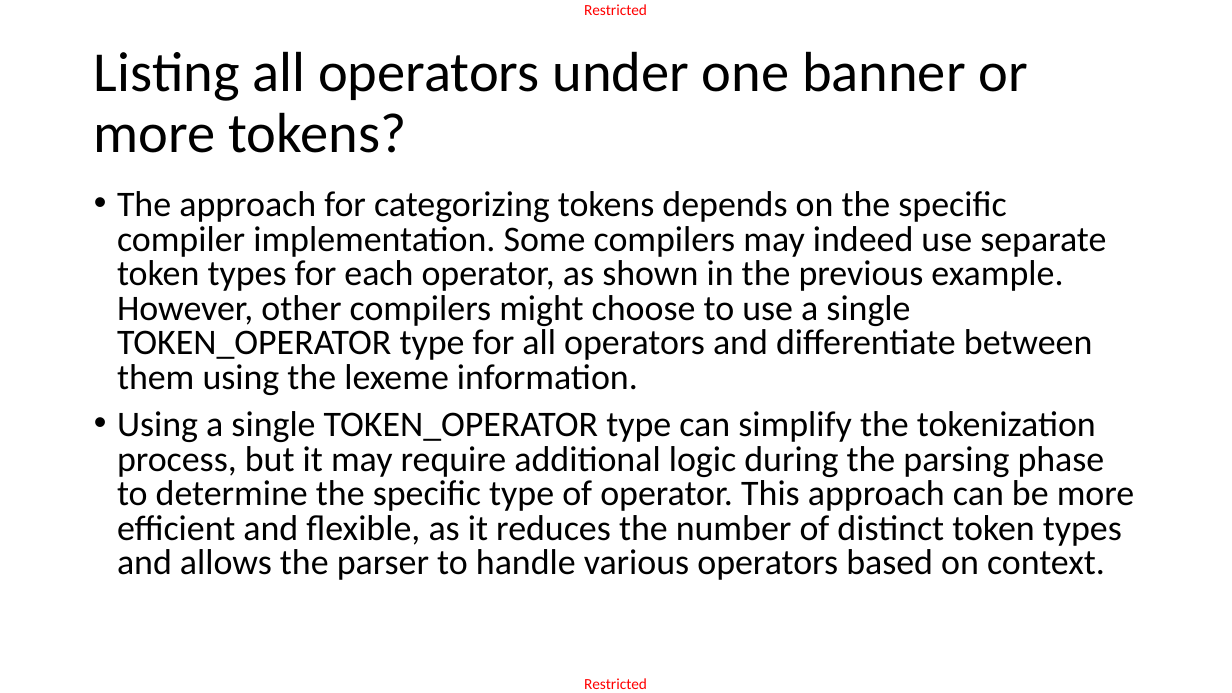
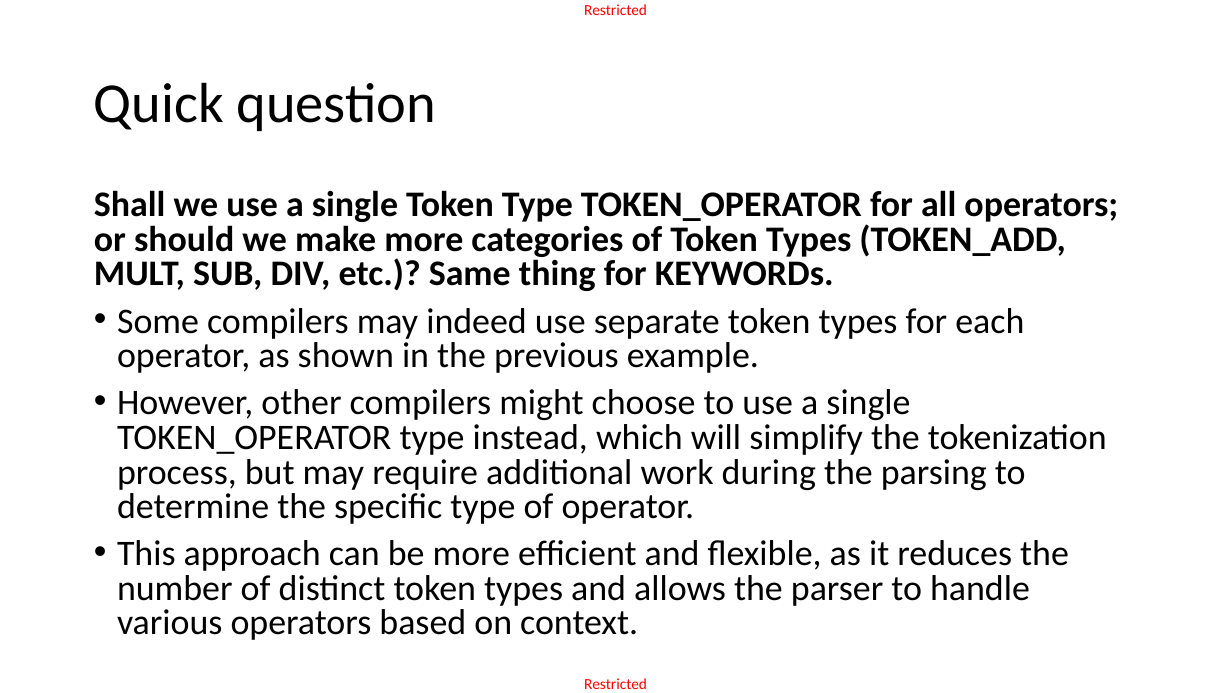
Before and after one commit to matthieudemari/SUTD_PLC_50_051, a slide deck: slide 40 of W9/W9S3/W9S3.pptx (slide 14 before the commit). Drawn at 1232x693 pixels with LibreOffice and Linux fonts; fonts in the diff are those of the drawing. Boxes give left, top, right and bottom in pixels: in the first picture for what was removed or moved away, otherwise in the second. Text is boxed around its words. In the diff, an @@ line names an element or a change of style, - is before the commit and + after.

Commit message:
More progress on the Tokenization part.

```diff
--- a/W9/W9S3/W9S3.pptx
+++ b/W9/W9S3/W9S3.pptx
@@ title at [94,82,437,131]: text changed @@
-Listing all operators under one banner or more tokens?
+Quick question
@@ text at [94,190,1118,640]: text changed @@
-• The approach for categorizing tokens depends on the specific compiler implementation. Some compilers may indeed use separate token types for each operator, as shown in the previous example. However, other compilers might choose to use a single TOKEN_OPERATOR type for all operators and differentiate between them using the lexeme information.
-• Using a single TOKEN_OPERATOR type can simplify the tokenization process, but it may require additional logic during the parsing phase to determine the specific type of operator. This approach can be more efficient and flexible, as it reduces the number of distinct token types and allows the parser to handle various operators based on context.
+Shall we use a single Token Type TOKEN_OPERATOR for all operators; or should we make more categories of Token Types (TOKEN_ADD, MULT, SUB, DIV, etc.)? Same thing for KEYWORDs.
+• Some compilers may indeed use separate token types for each operator, as shown in the previous example.
+• However, other compilers might choose to use a single TOKEN_OPERATOR type instead, which will simplify the tokenization process, but may require additional work during the parsing to determine the specific type of operator.
+• This approach can be more efficient and flexible, as it reduces the number of distinct token types and allows the parser to handle various operators based on context.
```
Also in this commit, not shown: 11 other slides changed, 32 slides added, 11 slides removed, 13 other files.
